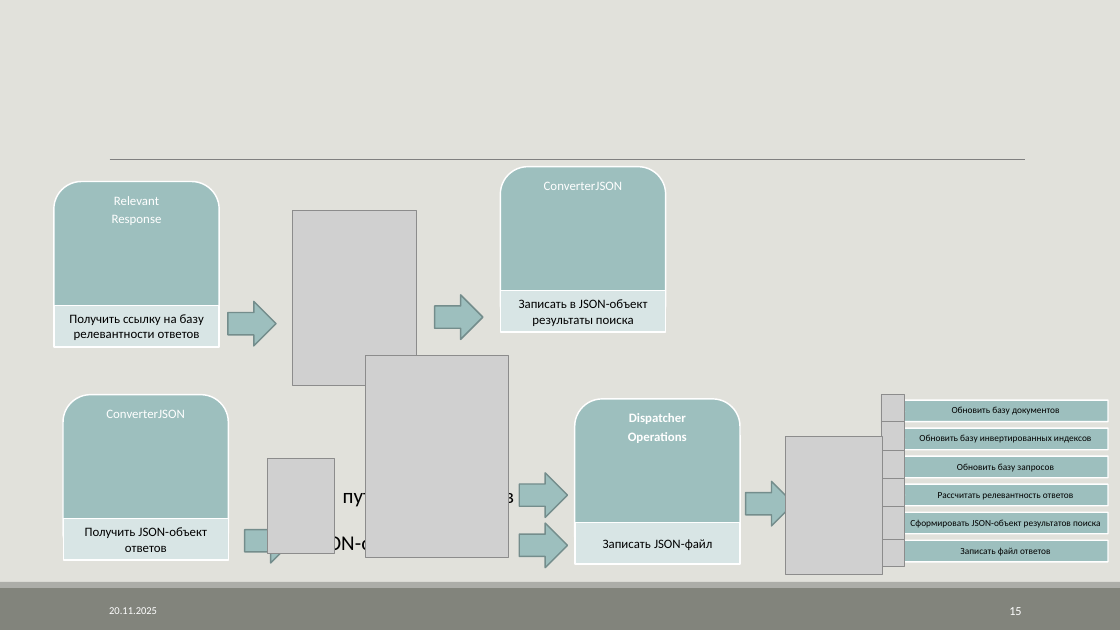
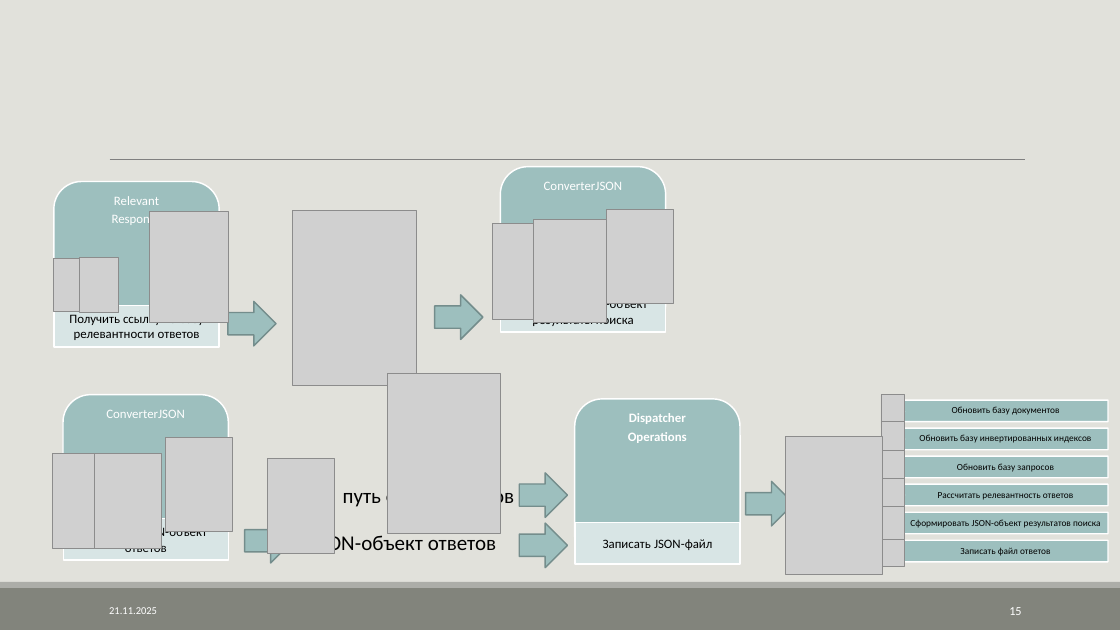
Before and after one commit to AVKazmirchuk/SearchEngine, a slide deck: slide 15 of presentation/защита.pptx. Drawn at 1120x630 pixels with LibreOffice and Linux fonts; fonts in the diff are those of the drawing; grey boxes stand for pictures. Boxes give left, top, right and bottom in pixels: in the first picture for what was removed or moved away, otherwise in the second. Text is boxed around its words. In the diff, an @@ line names an element or a change of style, - is before the commit and + after.

Commit message:
update presentation

```diff
--- a/presentation/защита.pptx
+++ b/presentation/защита.pptx
@@ picture added at bbox=[607, 209, 673, 303] @@
@@ picture added at bbox=[150, 212, 228, 323] @@
@@ picture added at bbox=[493, 224, 560, 319] @@
@@ picture added at bbox=[534, 219, 607, 323] @@
@@ picture added at bbox=[54, 259, 91, 311] @@
@@ picture added at bbox=[80, 258, 118, 313] @@
@@ picture: place and size @@
-picture at bbox=[365, 355, 508, 558]
+picture at bbox=[387, 374, 501, 534]
@@ picture added at bbox=[166, 437, 232, 531] @@
@@ picture added at bbox=[53, 454, 120, 549] @@
@@ picture added at bbox=[94, 454, 161, 549] @@
@@ text at bbox=[109, 607, 157, 614]: text changed @@
-20.11.2025
+21.11.2025
```
Also in this commit, not shown: 20 other slides changed, 15 other files.
